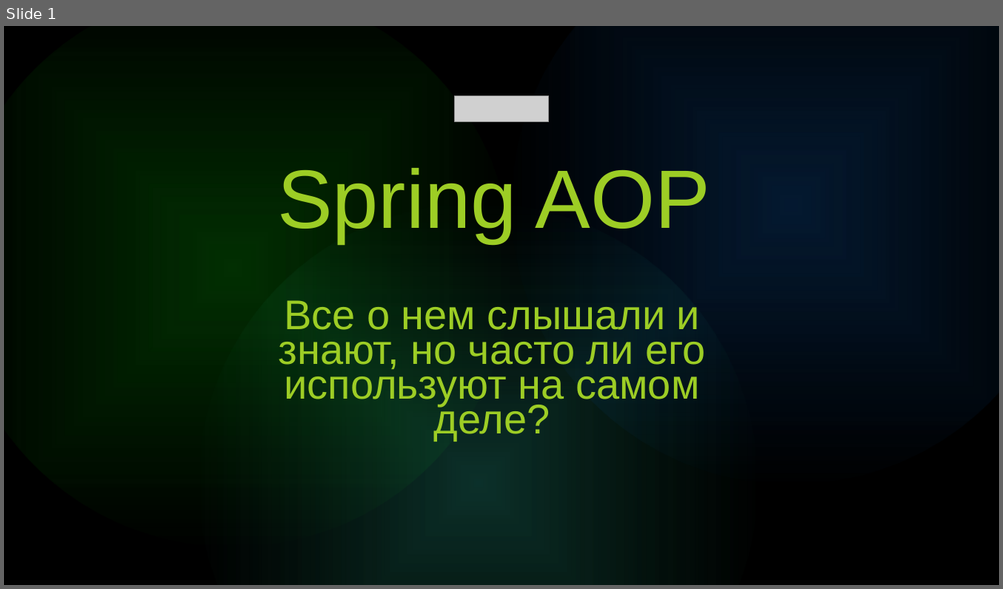
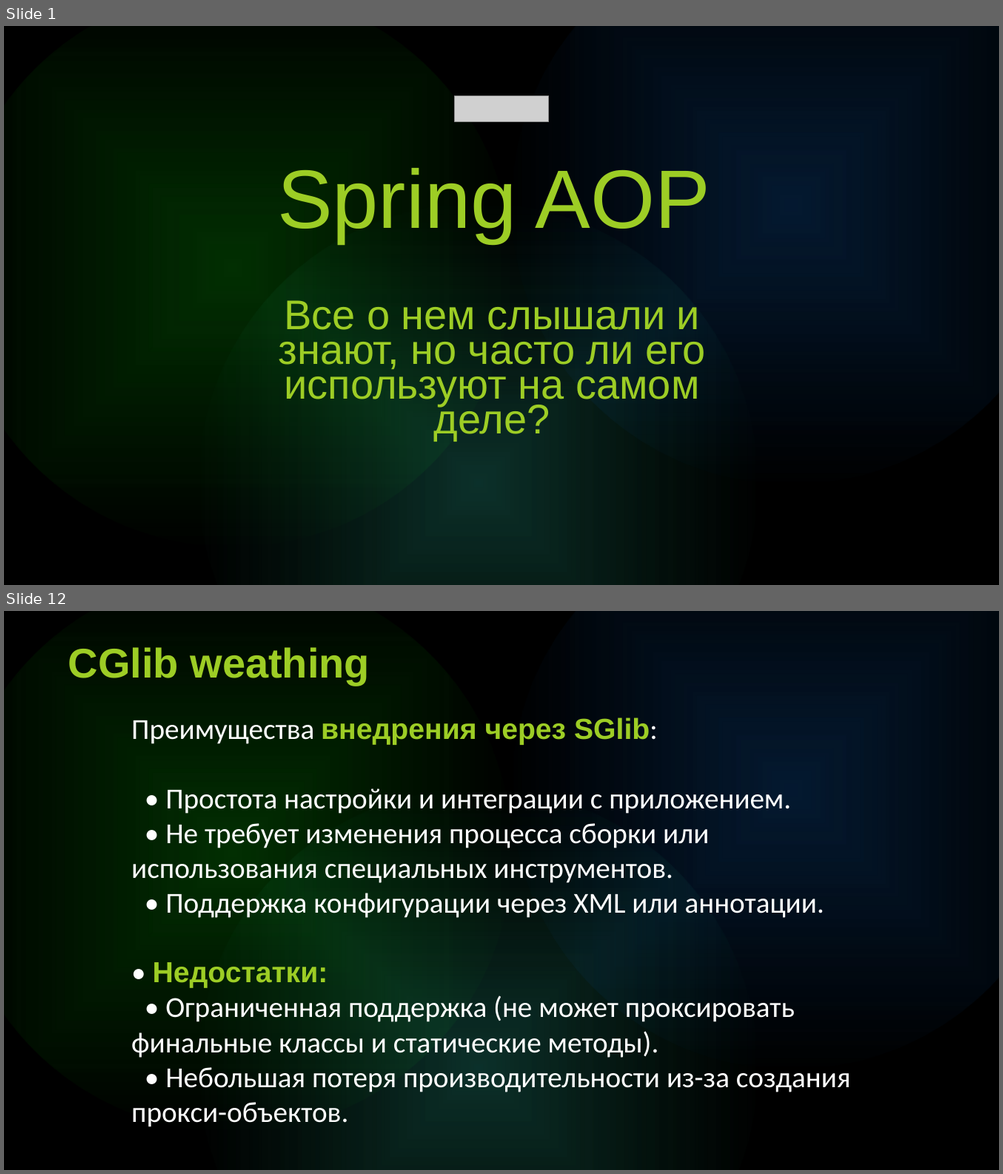
Before and after one commit to i-gabdrahmanov/lectures, a slide deck: Aop for school 21/AOP.pptx. Shown one above the other, each under a label of ours: slide 1 before the commit, slides 1 and 12 after it; the slides between them are not shown. The pictures are 1003x589 and 1003x1174 pixels, drawn with LibreOffice and Linux fonts; fonts in the diff are those of the drawing; grey boxes stand for pictures. Boxes give left, top, right and bottom in pixels: in the first picture for what was removed or moved away, otherwise in the second. Text is boxed around its words. In the diff, an @@ line names an element or a change of style, - is before the commit and + after.

```diff
--- a/Aop for school 21/AOP.pptx
+++ b/Aop for school 21/AOP.pptx
@@ slide 12 added at [4, 611, 999, 1170], background #000000; not listed: 3 template elements that a slide beside it also shows @@
@@ text added at [68, 647, 370, 684], 40 pt, text gradient #34E234 to #9DCD25 to #F2E800 to #00A4E0 to #0086D0, bold @@
+CGlib weathing
@@ text added at [131, 718, 851, 1128], 28 pt, text #FFFFFF @@
+Преимущества внедрения через SGlib:
+• Простота настройки и интеграции с приложением.
+• Не требует изменения процесса сборки или использования специальных инструментов.
+• Поддержка конфигурации через XML или аннотации.
+• Недостатки:
+• Ограниченная поддержка (не может проксировать финальные классы и статические методы).
+• Небольшая потеря производительности из-за создания прокси-объектов.
```
Also in this commit, not shown: 28 other slides added, 15 slides removed, 3 other files.
